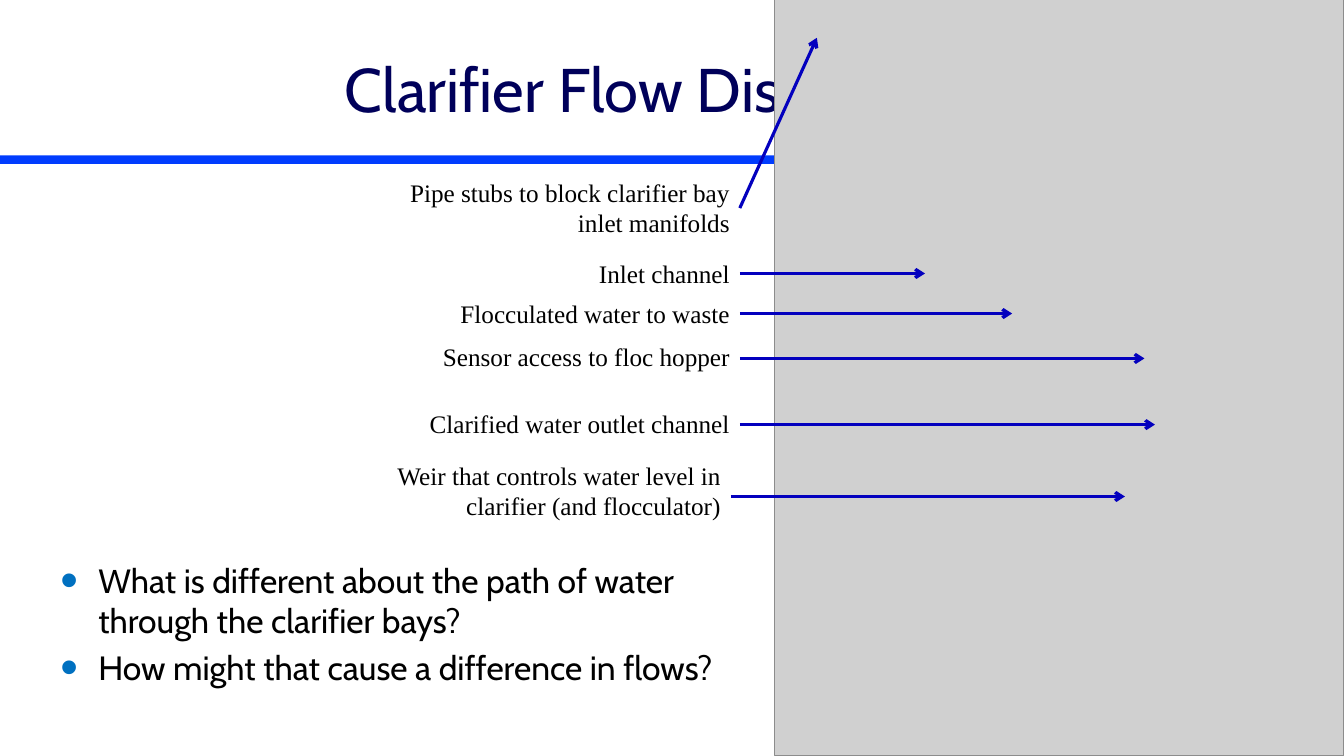
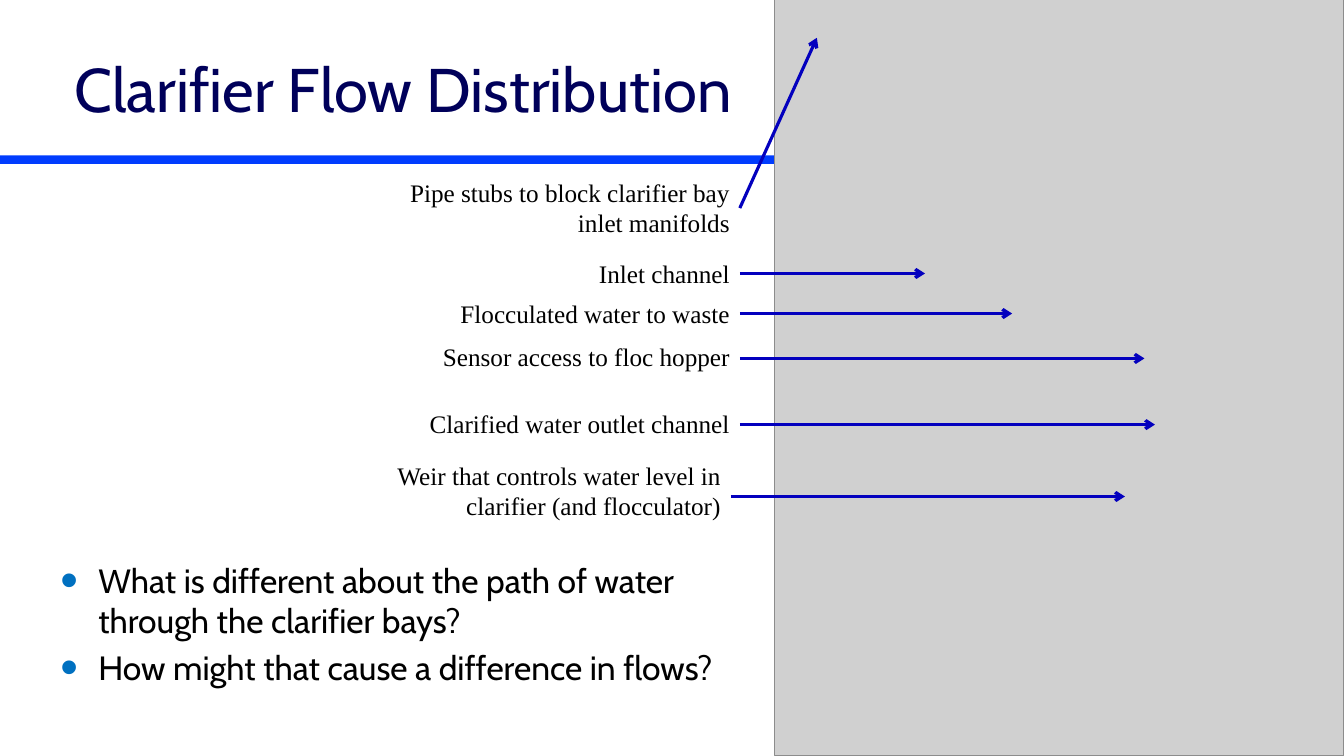
Before and after one commit to monroews/CEE4520Lectures, a slide deck: slide 6 of Manifolds.pptx. Drawn at 1344x756 pixels with LibreOffice and Linux fonts; fonts in the diff are those of the drawing; grey boxes stand for pictures. Boxes give left, top, right and bottom in pixels: in the first picture for what was removed or moved away, otherwise in the second. Text is boxed around its words. In the diff, an @@ line names an element or a change of style, - is before the commit and + after.

```diff
--- a/Manifolds.pptx
+++ b/Manifolds.pptx
@@ title "Clarifier Flow Distribution" rewrapped from (x1=345, y1=60, x2=1002, y2=126) to (x1=74, y1=65, x2=731, y2=113) @@
```
Also in this commit, not shown: 8 other slides changed, 3 slides added.
